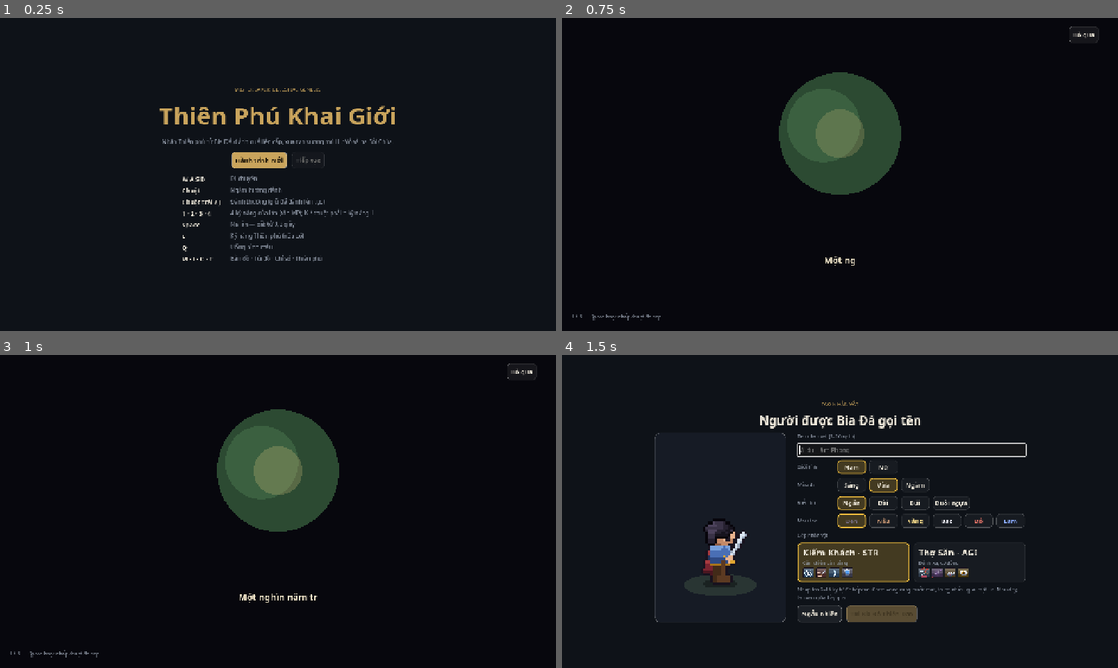
Above: before the commit, frames 1-4 (two rows, left to right).
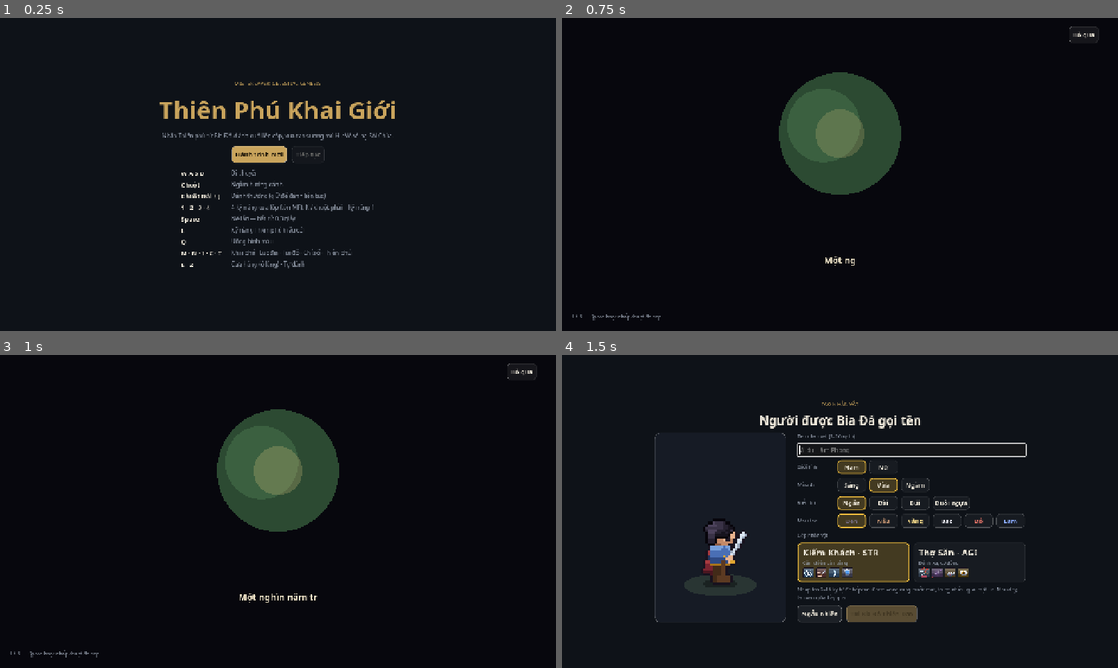
Above: after the commit, the same moments.

Repository: VinhNV8/Mistbreaker-Celestial-Genesis
Game: Godot game, scene res://scenes/main.tscn
Two runs of this game, one before a commit and one after it. Both use one fixed random seed, a clock stepped at 60 frames per second and the inputs below.
Inputs:
- Up to frame 1 (0.25 s): no input
- Up to frame 2 (0.75 s): click "Hành trình mới" at 0.5 s
- Up to frame 3 (1 s): no input
- Up to frame 4 (1.5 s): click "Bỏ qua" at 1.25 s

The runs differ from the first frame. In frame 1, 4.6% of the frame differs, in the area x 28-71%, y 20-80%; in frame 2, nothing differs; in frame 3, nothing differs; in frame 4, nothing differs.

Commit message:
C1 phần D: cửa hàng làng (E), bán đồ, Thương nhân lữ hành 1 giờ, Xưởng Rèn, Vườn Thảo Dược, Tự đánh (Z), Tự cộng điểm; 63/63 test
Co-Authored-By: Claude Opus 5.5 <noreply@anthropic.com>

Diff:
--- a/godot/scripts/core/game_world.gd
+++ b/godot/scripts/core/game_world.gd
@@ -337,6 +337,8 @@
 var hazards: Array = []
 ## Giờ Unix (test đặt để giả lập thời gian thực; < 0 = đồng hồ máy).
 var debug_now := -1.0
+## C1-33: tự đánh (phím Z).
+var auto_fight := false
 var combo := 0
 var time := 0.0
 
@@ -640,6 +642,7 @@
 	if _combo_timer <= 0.0:
 		combo = 0
 
+	input = _auto_input(input)
 	var aim: Vector2 = input.aim
 	_aim = aim
 	_face_lock -= dt
@@ -2001,7 +2004,10 @@
 		return busy
 	var tile := Explore.find_tile(profile, id)
 	var is_relic: bool = not tile.is_empty() and tile.event == "relic"
+	var is_merchant: bool = not tile.is_empty() and tile.event == "merchant"
 	var res := Explore.claim_tile(profile, id)
+	if res.ok and is_merchant:
+		_open_merchant()
 	if res.ok and res.exp > 0:
 		add_exp(res.exp, false)
 	if res.ok and is_relic:
@@ -2458,3 +2464,185 @@
 		p.still = 0.0
 	if has_unique("lao_thu_bark") and p.still >= BARK_STILL:
 		p.hp = minf(max_hp, p.hp + BARK_REGEN * max_hp * dt)
+
+
+# ------------------------------------------------------------------ C1-30…34: cửa hàng, thương nhân, Xưởng Rèn, tự đánh, tự cộng điểm
+
+const SHOP_POTION := 30
+const SHOP_STONE := 25
+const SELL_MULT := {"white": 1, "green": 2, "blue": 4, "purple": 8, "orange": 20}
+const MERCHANT_TIME := 3600.0
+const FORGE_STONES := 3
+const FORGE_RATES := {"green": 60.0, "blue": 35.0, "purple": 5.0}
+const AUTO_RANGE := 400.0
+
+
+func in_village() -> bool:
+	return map_id == "1-1" and player.pos.distance_to(safe_pos) < safe_r + 20.0
+
+
+func _shop_result(ok: bool, msg: String) -> Dictionary:
+	_message(msg, "good" if ok else "bad")
+	return {"ok": ok, "message": msg}
+
+
+func shop_buy(kind: String) -> Dictionary:
+	match kind:
+		"potion":
+			if profile.potions >= POTION_MAX:
+				return _shop_result(false, "Đã mang tối đa %d bình máu." % POTION_MAX)
+			if profile.gold < SHOP_POTION:
+				return _shop_result(false, "Cần %d vàng." % SHOP_POTION)
+			profile.gold -= SHOP_POTION
+			profile.potions += 1
+			return _shop_result(true, "Mua 1 bình máu (%d/%d)." % [profile.potions, POTION_MAX])
+		"stone":
+			if profile.gold < SHOP_STONE:
+				return _shop_result(false, "Cần %d vàng." % SHOP_STONE)
+			profile.gold -= SHOP_STONE
+			profile.stones += 1
+			return _shop_result(true, "Mua 1 Đá Cường Hoá.")
+	return _shop_result(false, "Không có món này.")
+
+
+static func sell_price(item: Dictionary) -> int:
+	return 5 * maxi(1, int(item.level)) * int(SELL_MULT.get(item.rarity, 1)) * (1 + int(item.plus) / 3)
+
+
+func sell_item(item_id: int) -> Dictionary:
+	var i := Items.find_in_bag(profile, item_id)
+	if i < 0:
+		return _shop_result(false, "Chỉ bán được đồ trong túi (tháo ra trước).")
+	var item: Dictionary = profile.inventory[i]
+	var price := sell_price(item)
+	profile.inventory.remove_at(i)
+	profile.gold += price
+	return _shop_result(true, "Bán %s: +%d vàng." % [Items.display_name(item), price])
+
+
+## C1-32: Thương nhân lữ hành — 3 món Xanh dương/Tím trong 1 giờ thực.
+func _open_merchant() -> void:
+	var items: Array = []
+	for r in ["blue", "blue", "purple"]:
+		var it := Items.new_item(profile, maxi(1, profile.level), r, _rng)
+		it["price"] = sell_price(it) * 4
+		items.append(it)
+	profile.merchant = {"until": now_unix() + MERCHANT_TIME, "items": items}
+	say("merchant")
+
+
+func merchant_active() -> bool:
+	return profile.merchant.has("until") and now_unix() < float(profile.merchant.until) and not profile.merchant.items.is_empty()
+
+
+func merchant_left() -> float:
+	return maxf(0.0, float(profile.merchant.get("until", 0.0)) - now_unix())
+
+
+func buy_merchant(index: int) -> Dictionary:
+	if not merchant_active():
+		return _shop_result(false, "Thương nhân lữ hành đã rời đi.")
+	var items: Array = profile.merchant.items
+	if index < 0 or index >= items.size():
+		return _shop_result(false, "Không có món này.")
+	var it: Dictionary = items[index]
+	if profile.gold < int(it.price):
+		return _shop_result(false, "Cần %d vàng." % int(it.price))
+	if profile.inventory.size() >= ItemData.BAG_SIZE:
+		return _shop_result(false, "Túi đồ đã đầy.")
+	profile.gold -= int(it.price)
+	items.remove_at(index)
+	var item := it.duplicate()
+	item.erase("price")
+	Items.add_item(profile, item)
+	return _shop_result(true, "Mua %s." % Items.display_name(item))
+
+
+## C1-30: Xưởng Rèn — chế 1 món cho ô chọn, cấp = cấp nhân vật.
+func forge_cost() -> int:
+	return 60 + 15 * profile.level
+
+
+func forge_craft(slot: String) -> Dictionary:
+	if not Explore.is_built(profile, "forge"):
+		return _shop_result(false, "Cần xây Xưởng Rèn trước (Bản đồ khai phá, phím M).")
+	if profile.gold < forge_cost() or profile.stones < FORGE_STONES:
+		return _shop_result(false, "Cần %d vàng và %d Đá Cường Hoá." % [forge_cost(), FORGE_STONES])
+	if profile.inventory.size() >= ItemData.BAG_SIZE:
+		return _shop_result(false, "Túi đồ đã đầy.")
+	profile.gold -= forge_cost()
+	profile.stones -= FORGE_STONES
+	var rarity: String = RngUtil.pick_weighted(FORGE_RATES.keys(), func(k): return FORGE_RATES[k], _rng)
+	var item := Items.new_item(profile, maxi(1, profile.level), rarity, _rng, slot)
+	Items.add_item(profile, item)
+	_events.append({"type": "item", "text": "Xưởng Rèn: chế được %s." % Items.display_name(item), "rarity": rarity})
+	return {"ok": true, "message": Items.display_name(item), "item": item}
+
+
+## C1-34: tự cộng điểm theo lớp (Kiếm Khách 3 STR : 2 VIT; Thợ Săn 3 AGI : 1 VIT : 1 LUK).
+func auto_allocate() -> int:
+	var pattern: Array = ["agi", "agi", "agi", "vit", "luk"] if is_hunter() else ["str", "str", "str", "vit", "vit"]
+	var n := 0
+	while profile.unspent > 0:
+		allocate(pattern[n % pattern.size()])
+		n += 1
+	if n > 0:
+		_message("Tự cộng %d điểm tiềm năng." % n, "good")
+	return n
+
+
+func toggle_auto() -> void:
+	if not auto_fight and auto_blocked() != "":
+		_message(auto_blocked(), "bad")
+		return
+	auto_fight = not auto_fight
+	_message("Tự đánh: BẬT (Z để tắt; di chuyển để tạm nhường)." if auto_fight else "Tự đánh: TẮT.", "info")
+
+
+## Kịch bản mục 5: boss luôn phải đánh tay.
+func auto_blocked() -> String:
+	if boss() != null or rare_boss() != null:
+		return "Boss phải đánh tay — Tự đánh tắt."
+	if map.arena != null and player.pos.distance_to(arena_pos) < arena_r:
+		return "Trong hang boss không dùng được Tự đánh."
+	return ""
+
+
+func _auto_input(input: Dictionary) -> Dictionary:
+	if not auto_fight:
+		return input
+	if auto_blocked() != "":
+		auto_fight = false
+		_message(auto_blocked(), "bad")
+		return input
+	var mv: Vector2 = input.get("move", Vector2.ZERO)
+	if mv.length() > 0.01 or player.dead_timer > 0.0:
+		return input
+	var target: Enemy = null
+	var best := INF
+	for e in enemies:
+		if e.dead or is_hidden(e):
+			continue
+		var d: float = e.pos.distance_to(player.pos)
+		if d < AUTO_RANGE and d < best:
+			best = d
+			target = e
+	var out := input.duplicate()
+	if target == null:
+		return out
+	var gap: float = best - target.radius
+	var dir: Vector2 = (target.pos - player.pos).normalized()
+	if is_hunter():
+		out.move = -dir if gap < 150.0 else (dir if gap > 320.0 else Vector2.ZERO)
+	else:
+		out.move = Vector2.ZERO if gap < 50.0 else dir
+	out.aim = target.pos
+	out.attack = true
+	for i in 4:
+		var key := "skill_%d" % (i + 1)
+		var sk: Dictionary = Classes.skill(profile.class_id, i)
+		var useful: bool = sk.mul > 0.0 and gap < (380.0 if is_hunter() else 160.0)
+		if useful and player.skill_cds[i] <= 0.0 and player.mp >= float(sk.mp) + 10.0:
+			out[key] = true
+			break
+	return out
--- a/godot/scripts/main.gd
+++ b/godot/scripts/main.gd
@@ -21,6 +21,7 @@
 const IntroScreen = preload("res://scripts/ui/intro_screen.gd")
 const CreateScreen = preload("res://scripts/ui/create_screen.gd")
 const DialogBox = preload("res://scripts/ui/dialog_box.gd")
+const ShopPanel = preload("res://scripts/ui/shop_panel.gd")
 
 ## Phím mặc định. Nếu đã khai báo action cùng tên trong Project Settings > Input Map thì dùng bản đó.
 const KEY_ACTIONS := {
@@ -41,6 +42,8 @@
 	"toggle_inventory": [KEY_I, KEY_B],
 	"toggle_talent": [KEY_T],
 	"toggle_world": [KEY_N],
+	"interact": [KEY_E],
+	"auto_fight": [KEY_Z],
 	"potion": [KEY_Q],
 	"close_panel": [KEY_ESCAPE],
 }
@@ -65,6 +68,7 @@
 var _screen: Control
 var _victory: Control
 var dialog: DialogBox
+var shop_panel: ShopPanel
 ## Sau khi đóng thoại, bỏ qua phím 0,2 giây (Space vừa dùng để tắt thoại không thành né lăn).
 var _dialog_cool := 0.0
 var _save_timer := 0.0
@@ -162,6 +166,22 @@
 		_last_mouse_move = Time.get_ticks_msec()
 	if world == null or _victory != null:
 		return
+	if event.is_action_pressed("auto_fight") and not _any_panel_open():
+		world.toggle_auto()
+		get_viewport().set_input_as_handled()
+		return
+	# C1-32: phím E mở cửa hàng khi đứng trong làng.
+	if event.is_action_pressed("interact"):
+		if shop_panel.is_open():
+			shop_panel.close()
+		elif world.in_village():
+			for panel in _panels():
+				panel.close()
+			shop_panel.open(world)
+		else:
+			hud.log_message("Cửa hàng ở Làng Thanh Thạch — đứng trong làng rồi bấm E.", "info")
+		get_viewport().set_input_as_handled()
+		return
 	for pair in [["toggle_stats", stats_panel], ["toggle_map", map_panel], ["toggle_inventory", inventory_panel], ["toggle_talent", talent_panel], ["toggle_world", world_panel]]:
 		if event.is_action_pressed(pair[0]):
 			var target = pair[1]
@@ -177,7 +197,7 @@
 
 
 func _panels() -> Array:
-	return [stats_panel, map_panel, inventory_panel, talent_panel, world_panel]
+	return [stats_panel, map_panel, inventory_panel, talent_panel, world_panel, shop_panel]
 
 
 func _any_panel_open() -> bool:
@@ -192,6 +212,7 @@
 		return
 	var dt := minf(delta, 0.05)
 	dialog.auto_advance = bot.is_valid()
+	dialog.hold = _any_panel_open() or _victory != null
 	if dialog.is_open():
 		_dialog_cool = 0.2
 	else:
@@ -389,6 +410,8 @@
 	_ui.add_child(talent_panel)
 	world_panel = WorldMapPanel.new()
 	_ui.add_child(world_panel)
+	shop_panel = ShopPanel.new()
+	_ui.add_child(shop_panel)
 	dialog = DialogBox.new()
 	_ui.add_child(dialog)
 	dialog.setup(p.name, p.class_id, p.look)
@@ -401,7 +424,7 @@
 
 func _end_session() -> void:
 	_close_victory()
-	for n in [hud, stats_panel, map_panel, inventory_panel, talent_panel, world_panel, dialog]:
+	for n in [hud, stats_panel, map_panel, inventory_panel, talent_panel, world_panel, dialog, shop_panel]:
 		if n != null:
 			n.queue_free()
 	hud = null
@@ -411,6 +434,7 @@
 	talent_panel = null
 	world_panel = null
 	dialog = null
+	shop_panel = null
 	world = null
 	_view.world = null
 	_view.visible = false
@@ -573,6 +597,15 @@
 	await _wait(0.3)
 	await _shot(dir, "05e-map-buildings")
 	map_panel.close()
+	# C1-32: cửa hàng làng + Thương nhân lữ hành + Xưởng Rèn
+	pp.buildings["forge"] = 0.0
+	world._open_merchant()
+	await _wait(1.0)
+	world.player.pos = world.safe_pos
+	shop_panel.open(world)
+	await _wait(0.3)
+	await _shot(dir, "05f-shop")
+	shop_panel.close()
 
 	var p = world.profile
 	p.level = 5
--- a/godot/scripts/ui/dialog_box.gd
+++ b/godot/scripts/ui/dialog_box.gd
@@ -35,6 +35,9 @@
 
 
 var auto_advance := false
+## Đang mở bảng phủ: thoại chờ, đóng bảng rồi mới hiện.
+var hold := false
+var _current: Array = []
 var _lines: Array = []
 var _shown := 0.0
 var _name: Label
@@ -80,7 +83,7 @@
 func push(dialog_id: String) -> void:
 	for line in Story.DIALOGS.get(dialog_id, []):
 		_lines.append(line)
-	if not visible and not _lines.is_empty():
+	if not visible and not _lines.is_empty() and not hold:
 		_show_next()
 
 
@@ -89,6 +92,7 @@
 		visible = false
 		return
 	var line: Array = _lines.pop_front()
+	_current = line
 	var who := str(line[0])
 	var is_hero := who == "{name}"
 	_name.text = _player_name if is_hero else who
@@ -108,7 +112,13 @@
 
 
 func _process(delta: float) -> void:
+	if hold and visible:
+		_lines.push_front(_current)
+		visible = false
+		return
 	if not visible:
+		if not hold and not _lines.is_empty():
+			_show_next()
 		return
 	var full := str(_text.get_meta("full", ""))
 	_shown += delta * CHARS_PER_SEC
--- a/godot/scripts/ui/hud.gd
+++ b/godot/scripts/ui/hud.gd
@@ -342,7 +342,7 @@
 	var need := Formulas.exp_to_next(p.level)
 	_exp_bar.value = minf(1.0, float(p.xp) / need)
 	_exp_text.text = "EXP %d / %d" % [p.xp, need]
-	_power.text = "Lực chiến %d" % w.combat_power()
+	_power.text = "Lực chiến %d%s" % [w.combat_power(), "   ·   TỰ ĐÁNH (Z)" if w.auto_fight else ""]
 	_points.visible = p.unspent > 0
 	_points.text = "+%d điểm tiềm năng — nhấn C" % p.unspent
 
--- a/godot/scripts/ui/screens.gd
+++ b/godot/scripts/ui/screens.gd
@@ -16,7 +16,8 @@
 	["Space", "Né lăn — bất tử 0,3 giây"],
 	["L", "Kỹ năng Thiên phú (nếu có)"],
 	["Q", "Uống bình máu"],
-	["M · I · C · T", "Bản đồ · Túi đồ · Chỉ số · Thiên phú"],
+	["M · N · I · C · T", "Khai phá · Lục địa · Túi đồ · Chỉ số · Thiên phú"],
+	["E · Z", "Cửa hàng (ở làng) · Tự đánh"],
 ]
 
 
--- /dev/null
+++ b/godot/scripts/ui/shop_panel.gd
@@ -0,0 +1,138 @@
+extends "res://scripts/ui/modal.gd"
+## C1-30, C1-32 (phím E ở Làng Thanh Thạch): cửa hàng làng, Thương nhân lữ hành, Xưởng Rèn, bán đồ.
+
+const Items = preload("res://scripts/core/items.gd")
+const ItemData = preload("res://scripts/data/items.gd")
+const Explore = preload("res://scripts/core/explore.gd")
+const SpriteLib = preload("res://scripts/view/sprite_lib.gd")
+const GameWorld = preload("res://scripts/core/game_world.gd")
+
+const W := 860.0
+var _sell_id := -1
+
+
+func _render(content: VBoxContainer) -> void:
+	var p = world.profile
+	content.custom_minimum_size.x = W
+	_header(content, "Làng Thanh Thạch · Cửa hàng", "Đóng (E)")
+	content.add_child(UiTheme.label("Vàng %d · Đá Cường Hoá %d · Bình máu %d/%d · Túi %d/%d" % [
+		int(p.gold), p.stones, p.potions, GameWorld.POTION_MAX, p.inventory.size(), ItemData.BAG_SIZE], "Muted", W))
+	var body := UiTheme.hbox(24)
+	content.add_child(body)
+	var left := UiTheme.vbox(8)
+	left.custom_minimum_size.x = 400
+	body.add_child(left)
+	var right := UiTheme.vbox(8)
+	right.custom_minimum_size.x = 420
+	body.add_child(right)
+
+	# --- cửa hàng làng
+	left.add_child(UiTheme.label("THƯƠNG NHÂN LÀNG", "Eyebrow"))
+	for row in [["potion", "res-potion", "Bình máu", GameWorld.SHOP_POTION], ["stone", "res-stone", "Đá Cường Hoá", GameWorld.SHOP_STONE]]:
+		var h := UiTheme.hbox(8)
+		h.add_child(_icon(SpriteLib.icon(row[1])))
+		var l := UiTheme.label("%s — %d vàng" % [row[2], row[3]])
+		l.size_flags_horizontal = SIZE_EXPAND_FILL
+		h.add_child(l)
+		var b := UiTheme.button("Mua")
+		b.name = "Buy_" + row[0]
+		b.disabled = p.gold < row[3]
+		var kind: String = row[0]
+		b.pressed.connect(func():
+			world.shop_buy(kind)
+			refresh())
+		h.add_child(b)
+		left.add_child(h)
+
+	# --- Thương nhân lữ hành
+	left.add_child(HSeparator.new())
+	left.add_child(UiTheme.label("THƯƠNG NHÂN LỮ HÀNH", "Eyebrow"))
+	if world.merchant_active():
+		var left_s: int = int(world.merchant_left())
+		left.add_child(UiTheme.label("Còn ở lại %d phút." % ceili(left_s / 60.0), "Small"))
+		var items: Array = p.merchant.items
+		for i in items.size():
+			var it: Dictionary = items[i]
+			var h := UiTheme.hbox(8)
+			h.add_child(_icon(SpriteLib.item_icon(it)))
+			var l := UiTheme.label("%s — %d vàng" % [Items.display_name(it), int(it.price)], "", 260)
+			l.add_theme_color_override("font_color", Items.rarity_color(it))
+			l.size_flags_horizontal = SIZE_EXPAND_FILL
+			h.add_child(l)
+			var b := UiTheme.button("Mua")
+			b.disabled = p.gold < int(it.price)
+			var idx: int = i
+			b.pressed.connect(func():
+				world.buy_merchant(idx)
+				refresh())
+			h.add_child(b)
+			left.add_child(h)
+	else:
+		left.add_child(UiTheme.label("Chưa có. Tìm ô Thương nhân lữ hành trên Bản đồ khai phá (phím M) rồi mời về làng.", "Small", 400))
+
+	# --- Xưởng Rèn
+	left.add_child(HSeparator.new())
+	left.add_child(UiTheme.label("XƯỞNG RÈN", "Eyebrow"))
+	if Explore.is_built(p, "forge"):
+		left.add_child(UiTheme.label("Chế 1 món cấp %d: %d vàng + %d Đá. Xanh lá 60%% · Xanh dương 35%% · Tím 5%%." % [
+			p.level, world.forge_cost(), GameWorld.FORGE_STONES], "Small", 400))
+		var grid := GridContainer.new()
+		grid.columns = 4
+		for slot in ItemData.SLOT_ORDER:
+			var b := UiTheme.button(ItemData.SLOTS[slot].name)
+			b.name = "Forge_" + slot
+			b.icon = SpriteLib.icon("item-" + slot)
+			b.custom_minimum_size = Vector2(96, 40)
+			b.add_theme_font_size_override("font_size", 12)
+			b.disabled = p.gold < world.forge_cost() or p.stones < GameWorld.FORGE_STONES
+			var s: String = slot
+			b.pressed.connect(func():
+				world.forge_craft(s)
+				refresh())
+			grid.add_child(b)
+		left.add_child(grid)
+	else:
+		left.add_child(UiTheme.label("Chưa xây. Xây Xưởng Rèn ở mục Công trình trên Bản đồ khai phá (150 vàng, 80 gỗ).", "Small", 400))
+
+	# --- bán đồ
+	right.add_child(UiTheme.label("BÁN ĐỒ TRONG TÚI", "Eyebrow"))
+	right.add_child(UiTheme.label("Chọn món rồi bấm Bán. Đồ đang mặc phải tháo ra trước.", "Small", 420))
+	var bag := GridContainer.new()
+	bag.columns = 6
+	bag.add_theme_constant_override("h_separation", 4)
+	bag.add_theme_constant_override("v_separation", 4)
+	if Items.find_in_bag(p, _sell_id) < 0:
+		_sell_id = -1
+	for it in p.inventory:
+		var b := UiTheme.button("")
+		b.icon = SpriteLib.item_icon(it)
+		b.icon_alignment = HORIZONTAL_ALIGNMENT_CENTER
+		b.custom_minimum_size = Vector2(62, 54)
+		var c := Items.rarity_color(it)
+		var sel: bool = int(it.id) == _sell_id
+		b.add_theme_stylebox_override("normal", UiTheme.box(Color(c, 0.25 if sel else 0.08), 6, 2 if sel else 1, c, 6))
+		b.tooltip_text = "%s — bán %d vàng" % [Items.display_name(it), GameWorld.sell_price(it)]
+		var id := int(it.id)
+		b.pressed.connect(func():
+			_sell_id = id
+			refresh())
+		bag.add_child(b)
+	right.add_child(bag)
+	if _sell_id >= 0:
+		var it: Dictionary = p.inventory[Items.find_in_bag(p, _sell_id)]
+		var sb := UiTheme.button("Bán %s (+%d vàng)" % [Items.display_name(it), GameWorld.sell_price(it)], true)
+		sb.name = "SellButton"
+		sb.pressed.connect(func():
+			world.sell_item(_sell_id)
+			_sell_id = -1
+			refresh())
+		right.add_child(sb)
+
+
+func _icon(tex: Texture2D) -> TextureRect:
+	var ic := TextureRect.new()
+	ic.texture = tex
+	ic.expand_mode = TextureRect.EXPAND_IGNORE_SIZE
+	ic.stretch_mode = TextureRect.STRETCH_KEEP_ASPECT_CENTERED
+	ic.custom_minimum_size = Vector2(32, 32)
+	return ic
--- a/godot/scripts/ui/stats_panel.gd
+++ b/godot/scripts/ui/stats_panel.gd
@@ -81,6 +81,14 @@
 		world.respec()
 		refresh())
 	content.add_child(respec)
+	# C1-34: tự cộng điểm theo lớp
+	var auto := UiTheme.button("Tự cộng điểm (%s)" % ("3 AGI : 1 VIT : 1 LUK" if p.class_id == "tho-san" else "3 STR : 2 VIT"), true)
+	auto.name = "AutoAllocate"
+	auto.disabled = p.unspent <= 0
+	auto.pressed.connect(func():
+		world.auto_allocate()
+		refresh())
+	content.add_child(auto)
 
 
 func _allocate(stat: String) -> void:
--- a/godot/tests/run_tests.gd
+++ b/godot/tests/run_tests.gd
@@ -91,6 +91,9 @@
 	_run("C1-T5 Lõi Sương: khoá, cấp 7–10, sương che Tinh Linh", _test_c1_core_map)
 	_run("C1-T7 boss hiếm Lão Thụ: chỉ số, Rễ Trói, Rừng Thức Tỉnh, rơi đồ, lịch 12 giờ", _test_c1_rare_boss)
 	_run("C1-T8 vũng độc Nấm Độc, Lao sương", _test_c1_mob_mechanics)
+	_run("C1-T9 Xưởng Rèn, Vườn Thảo Dược", _test_c1_forge_garden)
+	_run("C1-T10 cửa hàng, bán đồ, Thương nhân lữ hành", _test_c1_shop)
+	_run("C1-T11 Tự đánh, tự cộng điểm", _test_c1_auto)
 
 	print("")
 	if _failed.is_empty():
@@ -1483,3 +1486,86 @@
 	w2._perform_attack(wisp)
 	_check(wisp.pos.distance_to(w2.player.pos) < 40.0, "Lao sương: lao tới chỗ người chơi")
 	_check(w2.player.hp < hp1 or w2.player.hp == hp1, "Lao sương chạy được")
+
+
+func _test_c1_forge_garden() -> void:
+	var w := _world("kiem-tam")
+	var p = w.profile
+	p.level = 5
+	p.gold = 1_000_000.0
+	p.stones = 100_000
+	_check(not w.forge_craft("helm").ok, "chưa xây Xưởng Rèn thì không chế được")
+	p.buildings["forge"] = 0.0
+	var counts := {"green": 0, "blue": 0, "purple": 0}
+	var n := 3000
+	for i in n:
+		p.inventory = []
+		var res := w.forge_craft("helm")
+		counts[res.item.rarity] += 1
+		_check(res.item.slot == "helm" and int(res.item.level) == 5, "") if i == 0 else null
+	print("       (Xưởng Rèn: %s)" % str(counts))
+	_check(absf(counts.green / float(n) - 0.6) < 0.04 and absf(counts.purple / float(n) - 0.05) < 0.02, "tỉ lệ 60/35/5")
+	var gold0: float = p.gold
+	var st0: int = p.stones
+	p.inventory = []
+	w.forge_craft("ring")
+	_check(is_equal_approx(gold0 - p.gold, 60.0 + 15.0 * 5) and st0 - p.stones == 3, "giá 60 + 15 × cấp vàng, 3 Đá")
+	# Vườn Thảo Dược: cả khi offline
+	var q := _profile("kiem-tam")
+	q.herbs = 0
+	Explore.tick_garden(q, 600.0)
+	_check(q.herbs == 0, "chưa xây Vườn thì không sinh")
+	q.buildings["garden"] = 0.0
+	q.last_seen = 0.0
+	var off := SaveSystem.apply_offline(q, 3600.0)
+	_check(q.herbs == 20 and int(off.herbs) == 20, "1 giờ offline = 20 thảo dược (%d)" % q.herbs)
+
+
+func _test_c1_shop() -> void:
+	var w := _world("kiem-tam")
+	var p = w.profile
+	p.gold = 100.0
+	p.potions = 4
+	_check(w.shop_buy("potion").ok and p.potions == 5 and is_equal_approx(p.gold, 70.0), "mua bình máu 30 vàng")
+	_check(not w.shop_buy("potion").ok, "tối đa 5 bình")
+	_check(w.shop_buy("stone").ok and is_equal_approx(p.gold, 45.0), "mua Đá 25 vàng")
+	var it := Items.new_item(p, 4, "blue", RngUtil.make(2), "helm")
+	Items.add_item(p, it)
+	var price := GameWorld.sell_price(it)
+	_check(price == 5 * 4 * 4, "giá bán = 5 × cấp × phẩm chất")
+	_check(w.sell_item(int(it.id)).ok and is_equal_approx(p.gold, 45.0 + price) and p.inventory.is_empty(), "bán đồ lấy vàng")
+	_check(w.in_village(), "đứng ở làng thì mở được cửa hàng")
+	# Thương nhân lữ hành 1 giờ
+	w.debug_now = 5000.0
+	w._open_merchant()
+	_check(w.merchant_active() and p.merchant.items.size() == 3, "thương nhân bán 3 món")
+	p.gold = 1_000_000.0
+	_check(w.buy_merchant(0).ok and p.merchant.items.size() == 2, "mua đồ của thương nhân")
+	var back := Profile.new()
+	back.load_dict(JSON.parse_string(JSON.stringify(p.to_dict())))
+	_check(back.merchant.items.size() == 2 and int(back.merchant.items[0].price) > 0, "hàng thương nhân được lưu")
+	w.debug_now = 5000.0 + 3601.0
+	_check(not w.merchant_active(), "sau 1 giờ thương nhân rời đi")
+
+
+func _test_c1_auto() -> void:
+	var w := _world("kiem-tam")
+	w.player.pos = Vector2(900, 800)
+	var e := _dummy(w, "wolf", 1, w.player.pos + Vector2(200, 0))
+	w.toggle_auto()
+	_check(w.auto_fight, "bật Tự đánh")
+	for i in 120:
+		w.update(1.0 / 60.0, _idle(w))
+	_check(e.hp < e.max_hp, "Tự đánh tự tới quái và đánh")
+	w.spawn_enemy("boss", GameWorld.BOSS_LEVEL, GameWorld.ARENA_POS, {"role": "boss"})
+	w.update(1.0 / 60.0, _idle(w))
+	_check(not w.auto_fight, "boss xuất hiện thì Tự đánh tắt")
+	# tự cộng điểm
+	for pair in [["kiem-khach", {"str": 6, "vit": 4}], ["tho-san", {"agi": 6, "vit": 2, "luk": 2}]]:
+		var x := _m3_world(pair[0])
+		x.profile.unspent = 10
+		x.auto_allocate()
+		var ok: bool = x.profile.unspent == 0
+		for k in pair[1]:
+			ok = ok and int(x.profile.points[k]) == int(pair[1][k])
+		_check(ok, "%s: tự cộng điểm đúng tỉ lệ %s" % [pair[0], str(x.profile.points)])
